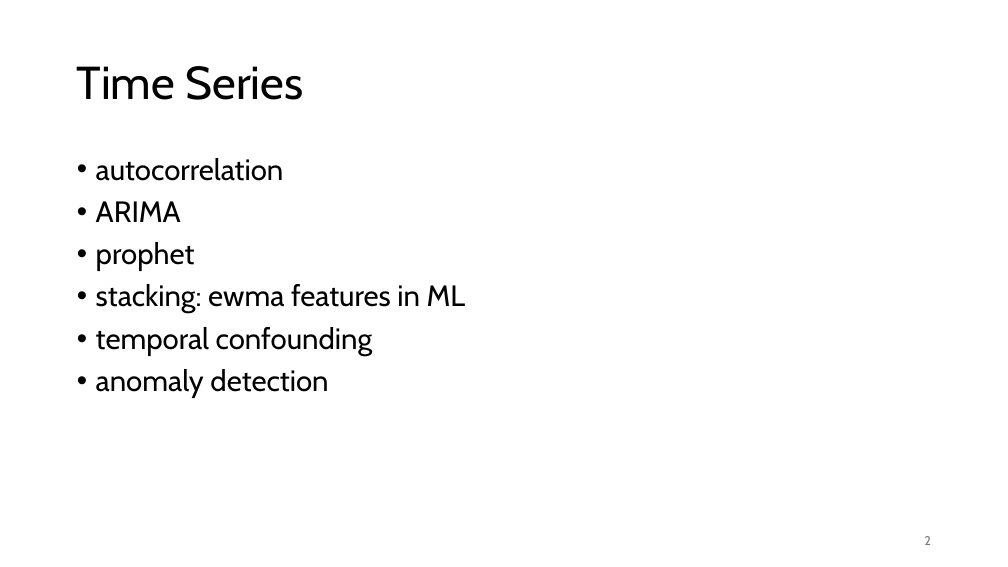
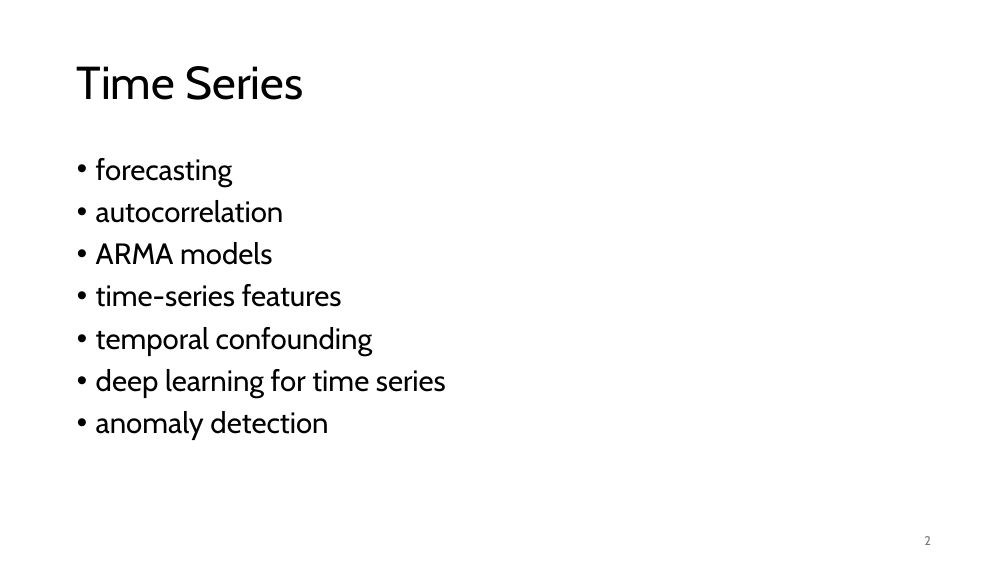
Before and after one commit to FelixWick/data_science, a slide deck: slide 2 of slides/9_time_series.pptx. Drawn at 1008x567 pixels with LibreOffice and Linux fonts; fonts in the diff are those of the drawing. Boxes give left, top, right and bottom in pixels: in the first picture for what was removed or moved away, otherwise in the second. Text is boxed around its words. In the diff, an @@ line names an element or a change of style, - is before the commit and + after.

Commit message:
some time series cleanup

```diff
--- a/slides/9_time_series.pptx
+++ b/slides/9_time_series.pptx
@@ text at [96, 158, 232, 187]: paragraph added @@
+• forecasting
@@ text at [96, 242, 342, 307]: text changed @@
-• ARIMA
-• prophet
-• stacking: ewma features in ML
+• ARMA models
+• time-series features
@@ text at [96, 369, 446, 398]: paragraph added @@
+• deep learning for time series
```
Also in this commit, not shown: 20 other slides changed, 4 slides added, 7 slides removed, 2 other files.
